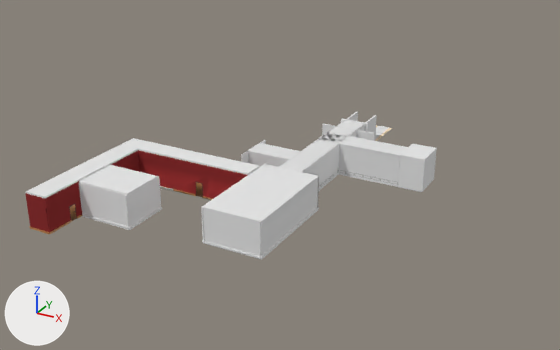
Two versions of the FBX model PerspectiveGame/Assets/FBX/Stage1.fbx, one commit apart.
Before and after are seen from a 50 mm camera at (109.9, -121.3, 71.6) aimed at (30.6, 22.8, -0.5). Arrows for +X, +Y and +Z are at lower left; the lights stay in place. Where no turn or scale is listed for an object, it has been applied to the vertices. Vertices at the same position are counted once.

Objects in the first picture: 'Corridor1', 'Corridor2', 'Room1', 'StartingRoom'.
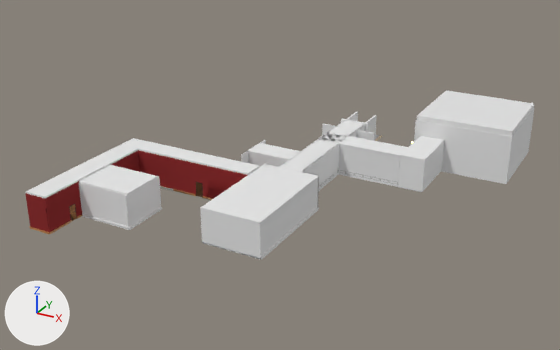
Pixel boxes [x1, y1, x2, y2] of what changed, in the pictures (560 x 350 px; the box of a moved part takes in the faces that stretch with it):
'Corridor2', reshaped: before [241, 112, 437, 192]; after [241, 112, 444, 192]
'Room3_Wall2.001', added: after [415, 120, 512, 184]
'Room3_Ceiling', added: after [417, 90, 534, 136]
'Room3_Wall3', added: after [505, 108, 534, 184]
part 1 of me_cube_037, moved or reshaped: before [279, 112, 416, 186]; after [279, 132, 444, 179]
part 2 of me_cube_037, cut back: before [376, 125, 392, 136]
part 3 of me_cube_037, surface changed: after [423, 138, 444, 175]

What the commit changed:
Material 'Brown' (mat_brown) is new.
Its base color is (0.25, 0.0909, 0.0227) (brown #89552a).
Material 'MainRoom_Light' (mat_mainroom_light) is new.
Its base color is (0.665, 0.701, 0.209) (yellow #d5da7e).
Its emission color is (0.665, 0.701, 0.209) (yellow #d5da7e).
Its emission strength is 10.0.
Material 'Material' (mat_material) is new.
Its base color is (0.0581, 0.0581, 0.0581) (black #444444).
Material 'Room3_CeilingLight' (mat_room3_ceilinglight) is new.
Its base color is (0.8, 0.8, 0.8) (white #e7e7e7).
Its emission color is (1.0, 0.996, 0.409) (beige #ffffab).
Its emission strength is 1.0.
Material 'Room3_White' (mat_room3_white) is new.
Its base color is (0.8, 0.8, 0.8) (white #e7e7e7).
me_cube_037 is used by ob_corridor2; location (38.8, 31.6, 3.6).
me_cube_037 had 20275 vertices, 18441 faces and spanned x -17.4..21.6, y -14.7..41.7, z -7.7..0.7.
me_cube_037 now has 22832 vertices, 19970 faces and spans x -17.4..21.6, y -14.7..34.6, z -7.7..0.7.
me_cube_037 part 1: 795 vertices moved from x -5.4..21.6, y -14.3..13.3, z -7.7..0.6 to x -5.4..21.6, y -14.4..19.3, z -7.7..0.6; 378 vertices removed from x -16.7..21.6, y -12.3..16.7, z -7.7..0.6; 1060 vertices added at x -10.8..21.6, y -7.1..19.3, z -7.7..0.6.
me_cube_037 part 2: 49 vertices removed from x -5.0..-0.1, y 34.5..41.7, z -7.6..-7.4; 4 vertices added at x -5.0..-4.2, y 34.6, z -7.6..-7.4.
me_cube_037 part 3: 572 kept faces spanning x 15.6..21.6, y 13.3..19.3, z -7.7..0.6 get new texture (UV) coordinates.
me_cube_037 no longer uses material mat_whiteceiling (white #e7e7e7).
me_cube_037 now uses material mat_light (yellow #d5da7e).
me_cube_037 now uses material mat_mainroom_light (yellow #d5da7e).
me_cube_037 now uses material mat_material (black #444444).
me_cube_037 now uses material mat_brown (brown #89552a).
Mesh me_cube_014 is new.
It is a box spanning x -11.9..11.4, y -0.1..0.1, z -4.0..8.0.
It uses material mat_white (white #e7e7e7).
Mesh me_cube_003 is new.
It has 24 vertices, 18 faces and spans x -11.5..11.5, y -11.5..11.5, z -0.1..1.2.
Faces by material slot: [10, 8].
It uses material mat_room3_white (white #e7e7e7).
It uses material mat_room3_ceilinglight (white #e7e7e7).
Mesh me_cube_010 is new.
It is a box spanning x -0.1..0.1, y -11.4..11.9, z -4.0..8.0.
It uses material mat_white (white #e7e7e7).
Object 'Room3_Wall2.001' (ob_room3_wall2_001) is new; it shows me_cube_014.
Its location is (64.7, 50.8, 0.0).
Object 'Room3_Ceiling' (ob_room3_ceiling) is new; it shows me_cube_003.
Its location is (64.5, 62.3, 8.0).
Object 'Room3_Wall1' (ob_room3_wall1) is new; it shows me_cube_010.
Its location is (52.9, 62.0, 0.0).
Object 'Room3_Wall3' (ob_room3_wall3) is new; it shows a copy of me_cube_010.
Its location is (76.0, 62.0, 0.0).
